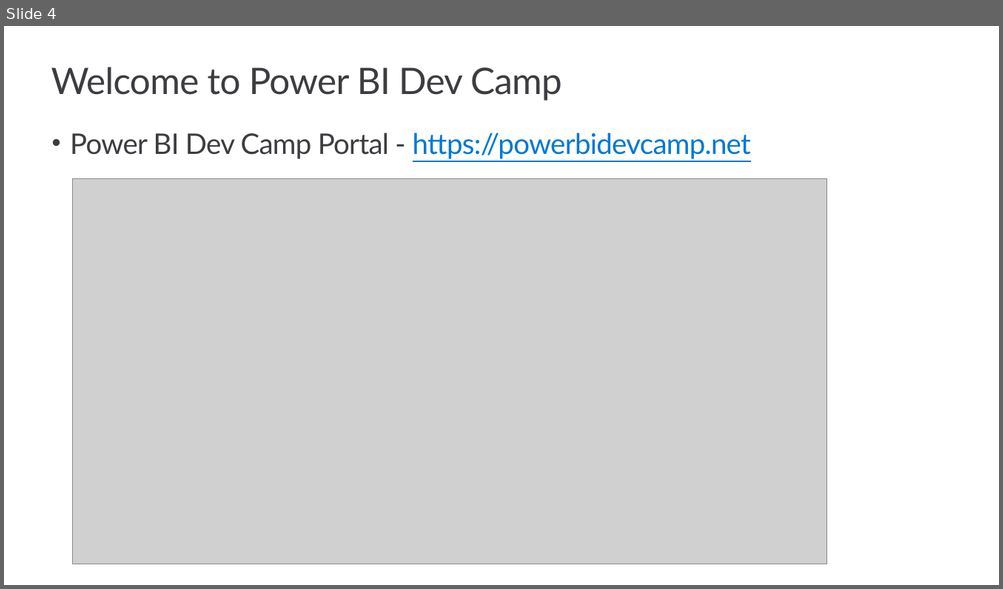
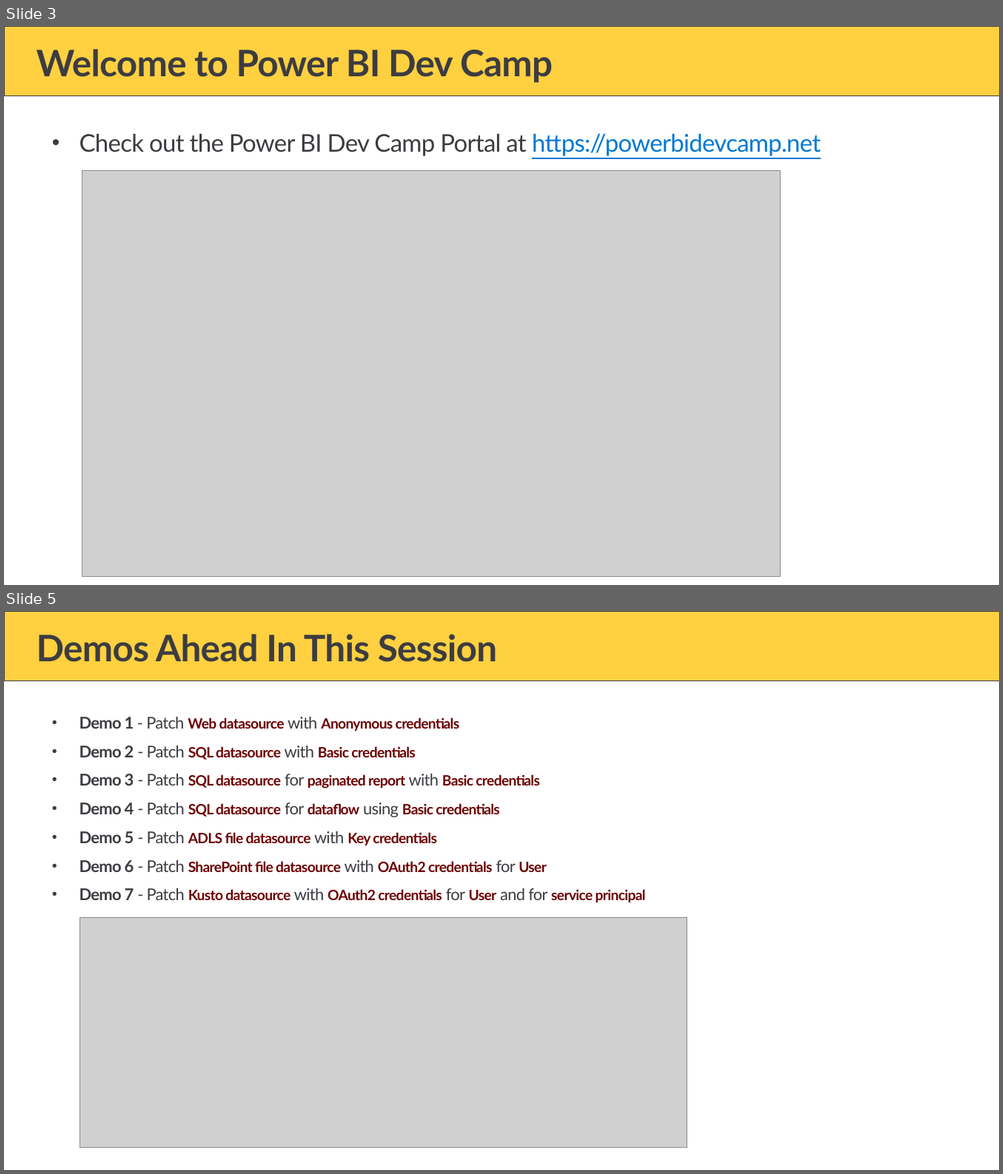
Before and after one commit to PowerBiDevCamp/Camp-Sessions, a slide deck: Session 33 - Setting Datasource Credentials with the Power BI REST API.pptx. Shown one above the other, each under a label of ours: slide 4 before the commit, slides 3 and 5 after it; the slides between them are not shown. The pictures are 1003x589 and 1003x1174 pixels, drawn with LibreOffice and Linux fonts; fonts in the diff are those of the drawing; grey boxes stand for pictures; background and template pictures are left out. Boxes give left, top, right and bottom in pixels: in the first picture for what was removed or moved away, otherwise in the second. Text is boxed around its words. In the diff, an @@ line names an element or a change of style, - is before the commit and + after.

```diff
--- a/Session 33 - Setting Datasource Credentials with the Power BI REST API.pptx
+++ b/Session 33 - Setting Datasource Credentials with the Power BI REST API.pptx
@@ slide 5 added at bbox=[4, 611, 999, 1170], background #FFFFFF; not listed: 1 template element that a slide beside it also shows @@
@@ title added at bbox=[37, 634, 497, 662], 36 pt, text #3C3C41, bold @@
+Demos Ahead In This Session
@@ text added at bbox=[79, 717, 646, 903], 14 pt, text #6C0000, bold @@
+• Demo 1 - Patch Web datasource with Anonymous credentials
+• Demo 2 - Patch SQL datasource with Basic credentials
+• Demo 3 - Patch SQL datasource for paginated report with Basic credentials
+• Demo 4 - Patch SQL datasource for dataflow using Basic credentials
+• Demo 5 - Patch ADLS file datasource with Key credentials
+• Demo 6 - Patch SharePoint file datasource with OAuth2 credentials for User
+• Demo 7 - Patch Kusto datasource with OAuth2 credentials for User and for service principal
@@ picture added at bbox=[80, 918, 686, 1148] @@
@@ what was slide 4 is now slide 3 @@
@@ slide 3 changed as well @@
@@ rectangle added at bbox=[4, 26, 999, 96], fill #FFD040, outline #3C3C41 0.5 pt @@
@@ title "Welcome to Power BI Dev ...": place and size @@
-title "Welcome to Power BI Dev ..." at bbox=[51, 67, 562, 101]
+title "Welcome to Power BI Dev ..." at bbox=[37, 49, 552, 83]
@@ title "Welcome to Power BI Dev ..." at bbox=[37, 49, 552, 83]: bold on @@
@@ text at bbox=[79, 133, 820, 156]: text changed; size 28 to 24 pt; text colour #0078D4 to #3C3C41 @@
-• Power BI Dev Camp Portal - https://powerbidevcamp.net
+• Check out the Power BI Dev Camp Portal at https://powerbidevcamp.net
@@ picture: place and size @@
-picture at bbox=[73, 179, 827, 565]
+picture at bbox=[82, 171, 780, 577]
```
Also in this commit, not shown: 4 other slides changed, 47 other slides added, 35 slides removed, 11 other files.
